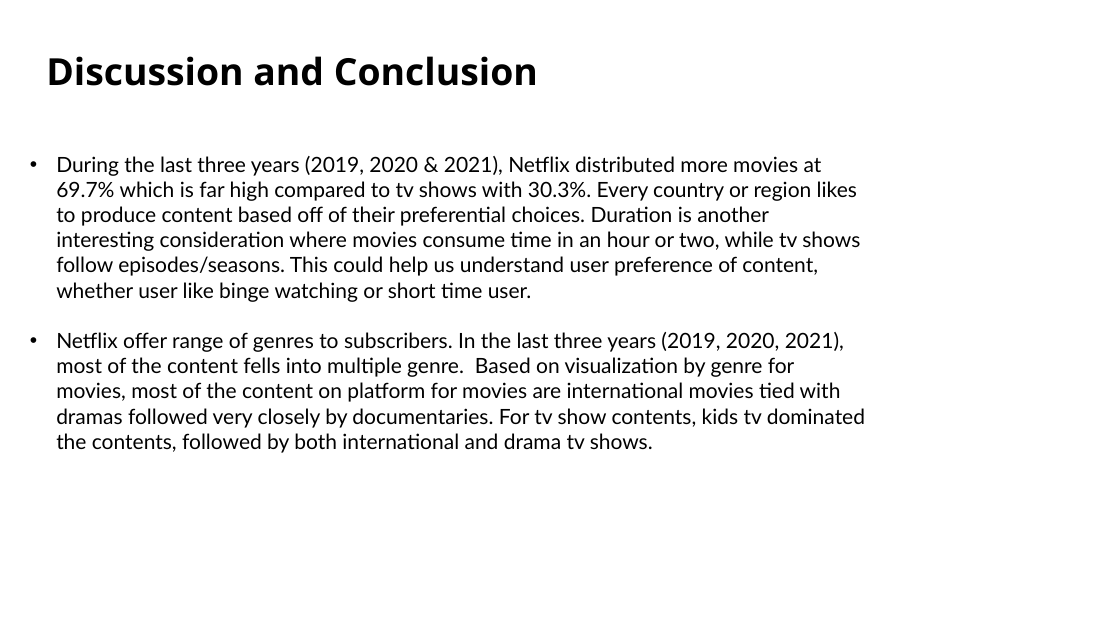
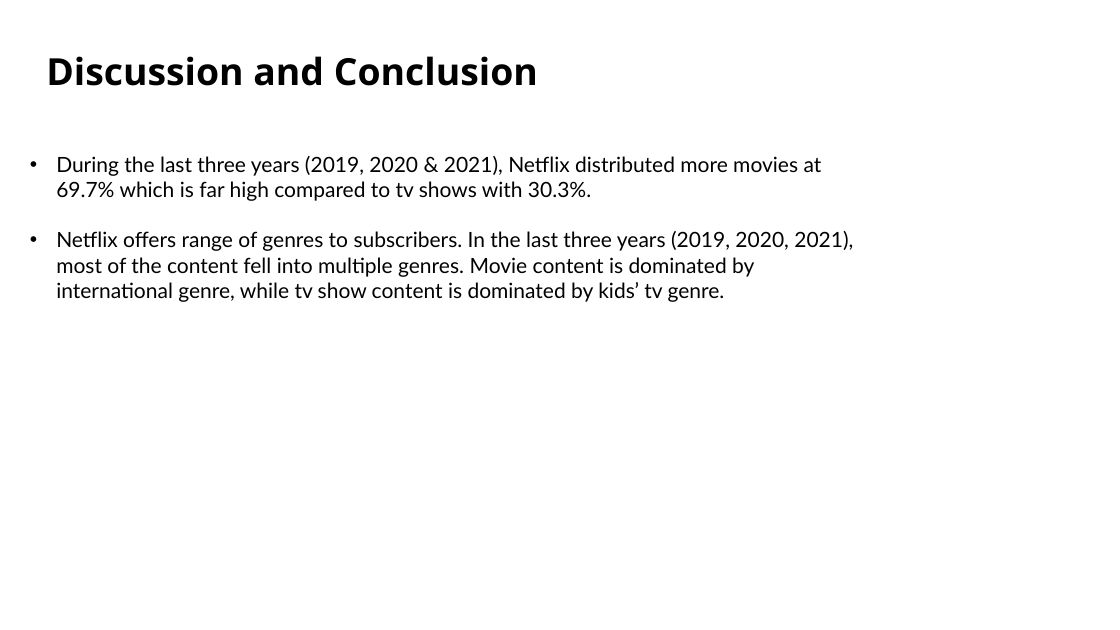
Before and after one commit to Costilrt/The-First-Project, a slide deck: slide 11 of TeamProjectPPT_Chang_Rolly_Derek_Matthew.pptx. Drawn at 1120x630 pixels with LibreOffice and Linux fonts; fonts in the diff are those of the drawing; background and template pictures are left out. Boxes give left, top, right and bottom in pixels: in the first picture for what was removed or moved away, otherwise in the second. Text is boxed around its words. In the diff, an @@ line names an element or a change of style, - is before the commit and + after.

Commit message:
updated

```diff
--- a/TeamProjectPPT_Chang_Rolly_Derek_Matthew.pptx
+++ b/TeamProjectPPT_Chang_Rolly_Derek_Matthew.pptx
@@ text at bbox=[56, 156, 853, 302]: text changed @@
-• During the last three years (2019, 2020 & 2021), Netflix distributed more movies at 69.7% which is far high compared to tv shows with 30.3%. Every country or region likes to produce content based off of their preferential choices. Duration is another interesting consideration where movies consume time in an hour or two, while tv shows follow episodes/seasons. This could help us understand user preference of content, whether user like binge watching or short time user.
-• Netflix offer range of genres to subscribers. In the last three years (2019, 2020, 2021), most of the content fells into multiple genre. Based on visualization by genre for movies, most of the content on platform for movies are international movies tied with dramas followed very closely by documentaries. For tv show contents, kids tv dominated the contents, followed by both international and drama tv shows.
+• During the last three years (2019, 2020 & 2021), Netflix distributed more movies at 69.7% which is far high compared to tv shows with 30.3%.
+• Netflix offers range of genres to subscribers. In the last three years (2019, 2020, 2021), most of the content fell into multiple genres. Movie content is dominated by international genre, while tv show content is dominated by kids’ tv genre.
```
Also in this commit, not shown: 4 other slides changed.
